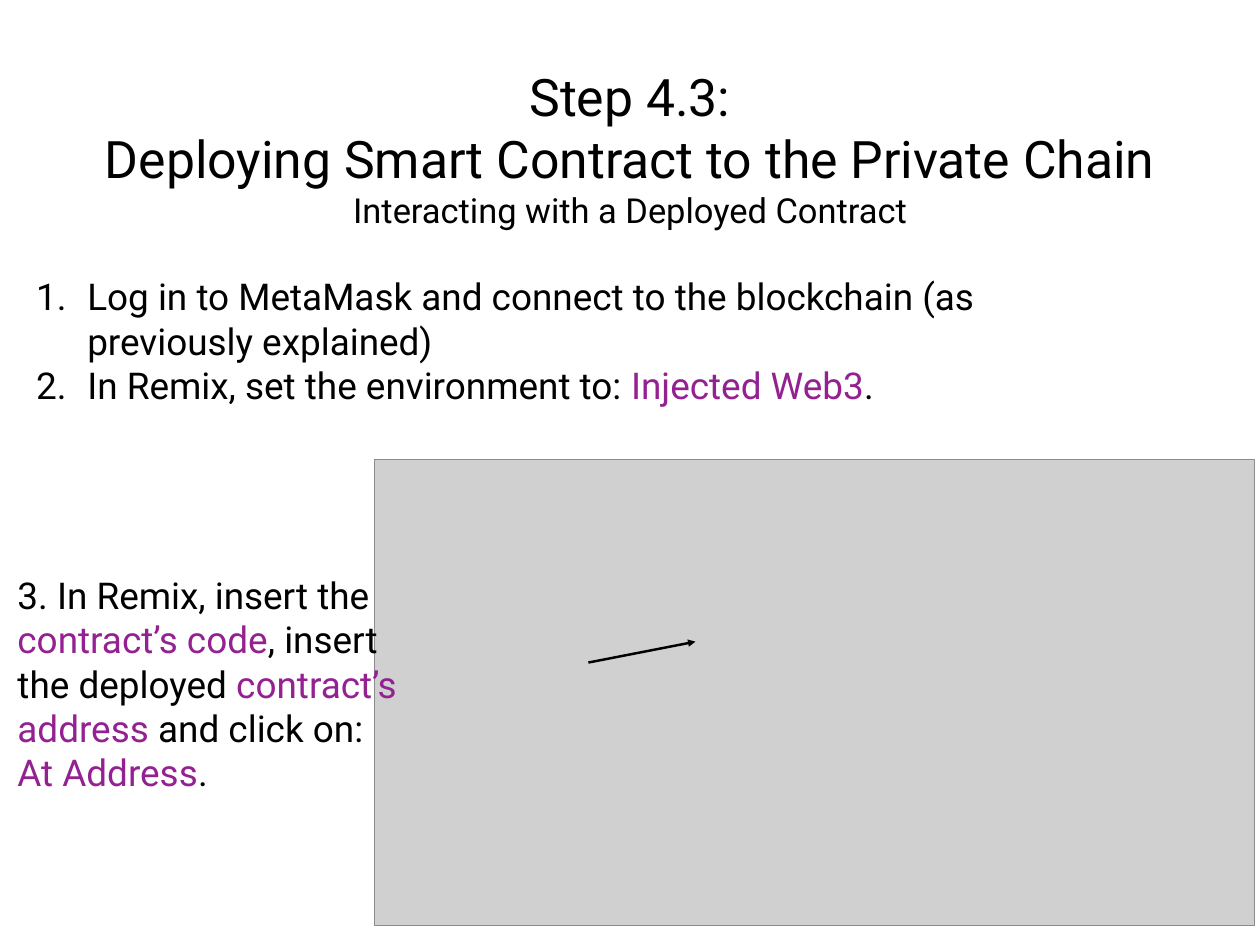
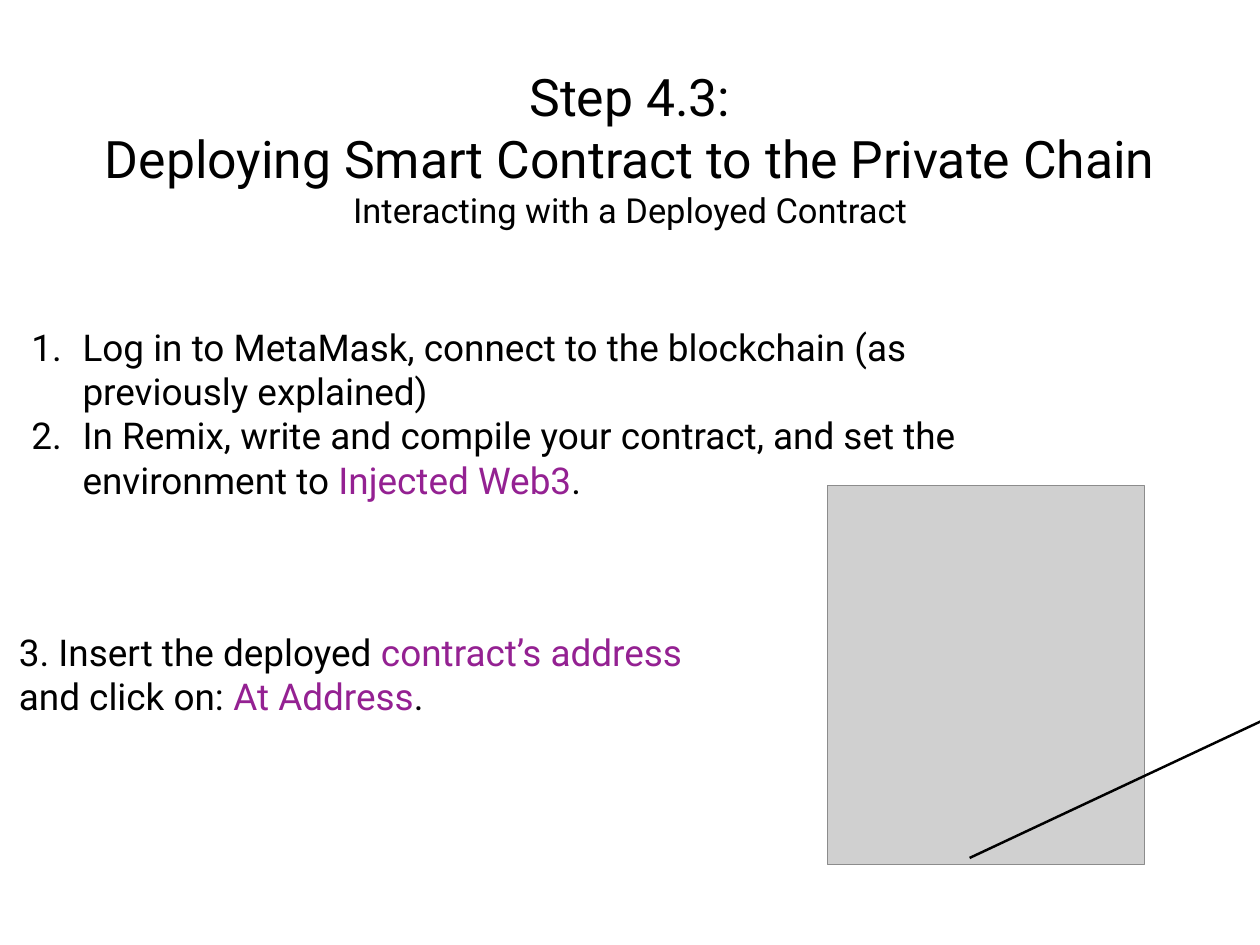
Before and after one commit to solegga/blockchaincourse, a slide deck: slide 22 of How_to_connect_to_university_of_edinburgh_private_blockchain.pptx (slide 19 before the commit). Drawn at 1260x945 pixels with LibreOffice and Linux fonts; fonts in the diff are those of the drawing; grey boxes stand for pictures. Boxes give left, top, right and bottom in pixels: in the first picture for what was removed or moved away, otherwise in the second. Text is boxed around its words. In the diff, an @@ line names an element or a change of style, - is before the commit and + after.

Commit message:
Update instructions with new remix interface

```diff
--- a/How_to_connect_to_university_of_edinburgh_private_blockchain.pptx
+++ b/How_to_connect_to_university_of_edinburgh_private_blockchain.pptx
@@ text at [83, 331, 955, 502]: text changed @@
-1. Log in to MetaMask and connect to the blockchain (as previously explained)
-2. In Remix, set the environment to: Injected Web3.
+1. Log in to MetaMask, connect to the blockchain (as previously explained)
+2. In Remix, write and compile your contract, and set the environment to Injected Web3.
@@ picture removed at [374, 459, 1255, 925] @@
@@ picture added at [828, 486, 1144, 865] @@
@@ text at [19, 638, 682, 711]: text changed @@
-3. In Remix, insert the contract’s code, insert the deployed contract’s address and click on: At Address.
+3. Insert the deployed contract’s address and click on: At Address.
@@ freeform shape removed at [588, 642, 696, 663] @@
@@ freeform shape added at [969, 697, 1260, 858], outline #000000 2.01 pt @@
```
Also in this commit, not shown: 20 other slides changed, 3 slides added, 1 other file.
